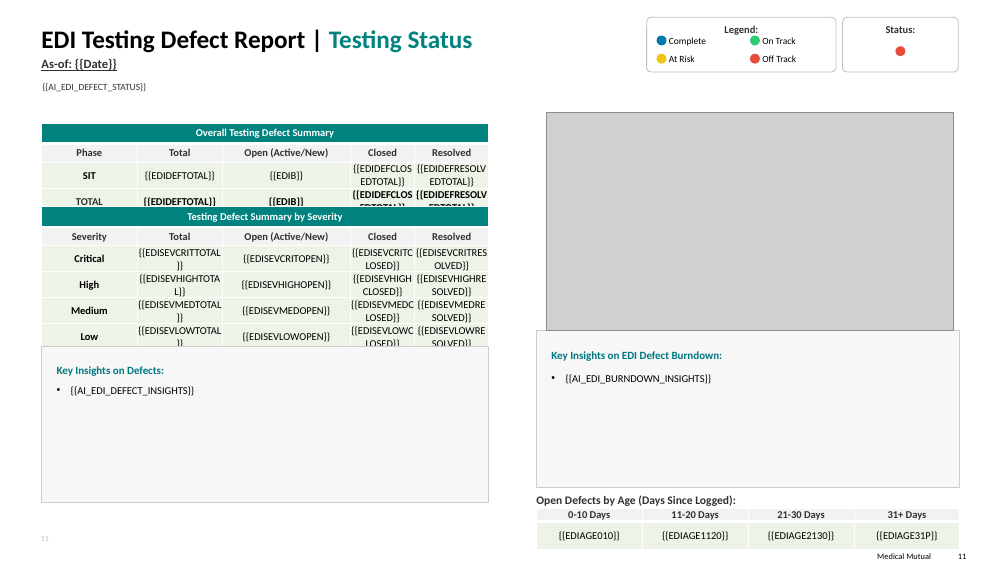
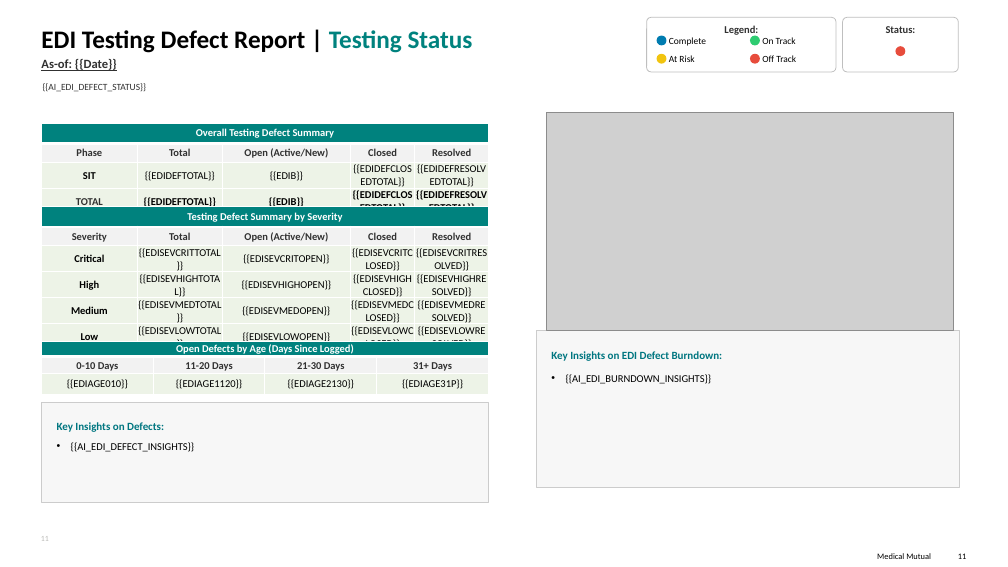
Before and after one commit to sgandhi3/Project-Management-Reporting, a slide deck: slide 11 of MMO_Report_Template.pptx. Drawn at 1008x567 pixels with LibreOffice and Linux fonts; fonts in the diff are those of the drawing; grey boxes stand for pictures; background and template pictures are left out. Boxes give left, top, right and bottom in pixels: in the first picture for what was removed or moved away, otherwise in the second. Text is boxed around its words. In the diff, an @@ line names an element or a change of style, - is before the commit and + after.

```diff
--- a/MMO_Report_Template.pptx
+++ b/MMO_Report_Template.pptx
@@ table at [42, 341, 489, 394] @@
+row 1: Open Defects by Age (Days Since Logged) |  |  | 
@@ table: place and size @@
-table at [536, 508, 960, 546]
+table at [42, 341, 489, 394]
@@ rectangle "Key Insights on Defects:": place and size @@
-rectangle "Key Insights on Defects:" at [42, 346, 488, 503]
+rectangle "Key Insights on Defects:" at [42, 402, 488, 503]
@@ text removed at [536, 495, 736, 506] @@
-Open Defects by Age (Days Since Logged):
```
Also in this commit, not shown: 9 other slides changed, 4 other files.
